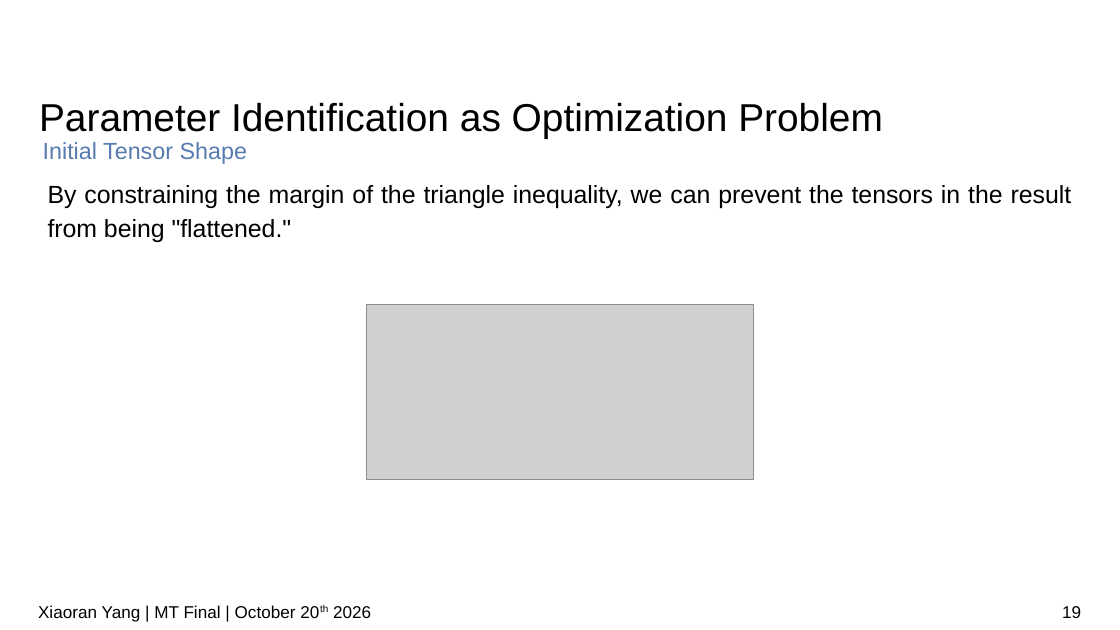
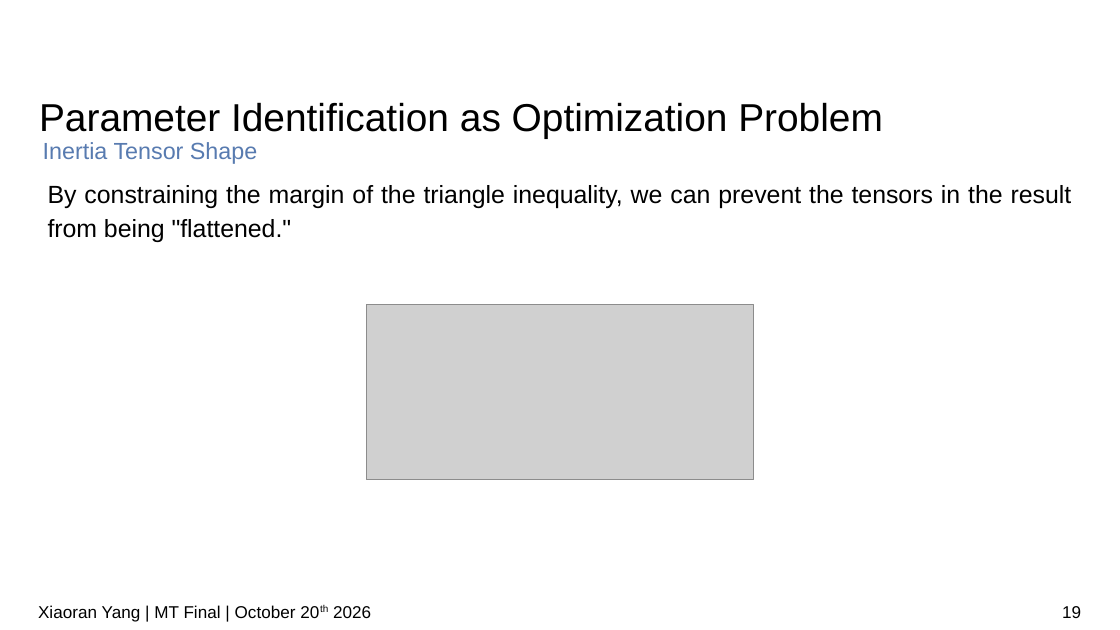
Before and after one commit to IDoccupled/identification, a slide deck: slide 19 of presentation/presentation.odp. Drawn at 1120x630 pixels with LibreOffice and Linux fonts; fonts in the diff are those of the drawing; grey boxes stand for pictures; background and template pictures are left out. Boxes give left, top, right and bottom in pixels: in the first picture for what was removed or moved away, otherwise in the second. Text is boxed around its words. In the diff, an @@ line names an element or a change of style, - is before the commit and + after.

```diff
--- a/presentation/presentation.odp
+++ b/presentation/presentation.odp
@@ title at bbox=[43, 142, 257, 164]: text changed @@
-Initial Tensor Shape
+Inertia Tensor Shape
```
Also in this commit, not shown: 13 other slides changed, 2 slides added, 1 slide removed.
